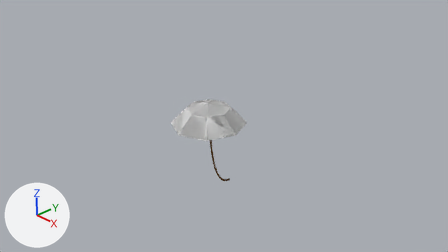
An edit to the Blender file Blender/zont.blend, drawn before and after from the same camera.
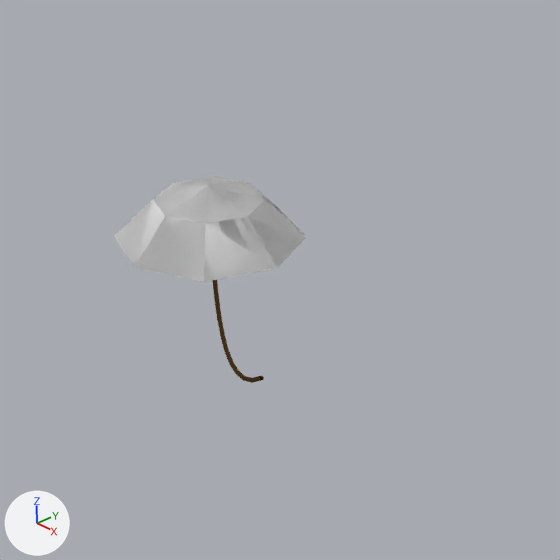
Each version is shown from the file's camera 'Camera', then close up on the part from 28% to 78% of the width and 11% to 100% of the height. Arrows for +X, +Y and +Z are at lower left; the lights stay in place.

Script lines for the objects in view, before the commit:
```python
mat_material_001 = diffuse_material('Material.001')
mat_material_001.base_color = (0.142, 0.0712, 0.0241)  # brown #694b2b
me_sphere = bpy.data.meshes.new('Sphere')
me_sphere.from_pydata(...)  # 34 vertices, 32 faces; spans x -0.87..0.87, y -0.87..0.87, z 0.5..1.0
me_sphere.materials.append(mat_material_002)  # white #e7e7e7
cu_beziercurve_001 = bpy.data.curves.new('BezierCurve.001', 'CURVE')
cu_beziercurve_001.dimensions = '3D'
_sp = cu_beziercurve_001.splines.new('BEZIER'); _sp.bezier_points.add(1)
_sp.bezier_points.foreach_set('co', [-0.664, -0.113, 0.0, 1.0, 0.0, 0.0])
_sp.bezier_points.foreach_set('handle_left', [-0.427, -0.715, 0.0, 0.0529, 0.321, 0.0])
_sp.bezier_points.foreach_set('handle_right', [-0.923, 0.545, 0.0, 1.946, -0.32, 0.0])
for _p, _l, _r in zip(_sp.bezier_points, ['ALIGNED', 'ALIGNED'], ['ALIGNED', 'ALIGNED']): _p.handle_left_type = _l; _p.handle_right_type = _r
_sp.order_u = 0
_sp.order_v = 0
cu_beziercurve_001.materials.append(mat_material_001)  # brown #694b2b
cu_beziercurve_001.use_path = True
cu_beziercurve_001.use_path_clamp = True
cu_beziercurve_001.bevel_resolution = 3
cu_beziercurve_001.bevel_depth = 0.022
cu_beziercurve_001.fill_mode = 'FULL'
ob_beziercurve = bpy.data.objects.new('BezierCurve', cu_beziercurve_001)
ob_beziercurve.location = (0.32, 0.02, -0.12)
ob_beziercurve.rotation_euler = (1.571, -1.896, 0.0)  # degrees (90, -109, 0)
ob_sphere = bpy.data.objects.new('Sphere', me_sphere)
ob_sphere.location = (0.0, 0.0, 0.0)
```
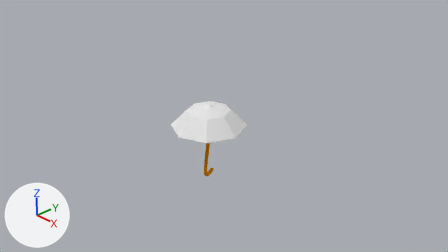
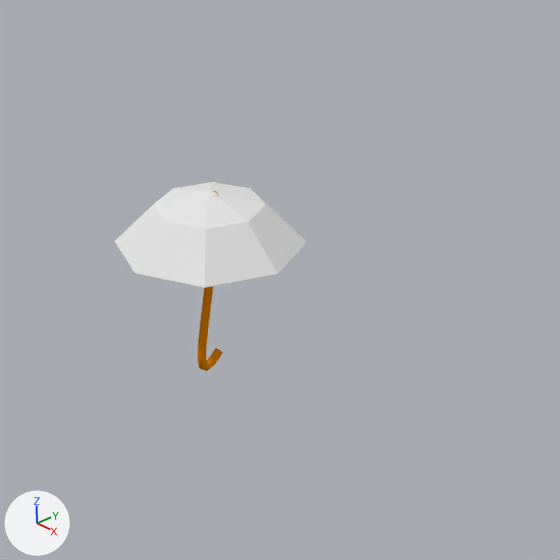
Pixel boxes (x1, y1, x2, y2) of what changed, in the close-ups (560 x 560 px):
'Sphere', reshaped, moved
    before: (114, 177, 306, 282)
    after: (114, 182, 306, 288)
'BezierCurve', recoloured, reshaped, moved, turned
    before: (213, 280, 264, 383)
    after: (197, 191, 223, 371)
part 1 of me_sphere, deleted
    before: (114, 177, 306, 282)

Patch to the scene script:
```diff
--- a/Blender/zont.blend.py
+++ b/Blender/zont.blend.py
@@ mat_material_001 @@
 mat_material_001 = diffuse_material('Material.001')
-mat_material_001.base_color = (0.142, 0.0712, 0.0241)  # brown #694b2b
+mat_material_001.base_color = (0.8, 0.242, 0.0)  # orange #e78700
@@ me_sphere @@
 me_sphere.from_pydata(...)  # 34 vertices, 32 faces; spans x -0.87..0.87, y -0.87..0.87, z 0.5..1.0
 # used by ob_sphere; location = (0.0, 0.0, 0.0)
+# me_sphere part 1: the loose piece of 17 vertices spanning x -0.87..0.87, y -0.87..0.87, z 0.5..1.0 is deleted
 me_sphere.materials.append(mat_material_002)
@@ cu_beziercurve_001 @@
 _sp = cu_beziercurve_001.splines.new('BEZIER'); _sp.bezier_points.add(1)
-_sp.bezier_points.foreach_set('co', [-0.664, -0.113, 0.0, 1.0, 0.0, 0.0])
-_sp.bezier_points.foreach_set('handle_left', [-0.427, -0.715, 0.0, 0.0529, 0.321, 0.0])
-_sp.bezier_points.foreach_set('handle_right', [-0.923, 0.545, 0.0, 1.946, -0.32, 0.0])
+_sp.bezier_points.foreach_set('co', [-0.84, 0.0197, -0.0267, 1.0, 0.0, 0.0])
+_sp.bezier_points.foreach_set('handle_left', [-0.471, -0.573, 0.0872, 0.0, 0.0, 0.0])
+_sp.bezier_points.foreach_set('handle_right', [-1.208, 0.612, -0.141, 2.0, 0.0, 0.0])
 for _p, _l, _r in zip(_sp.bezier_points, ['ALIGNED', 'ALIGNED'], ['ALIGNED', 'ALIGNED']): _p.handle_left_type = _l; _p.handle_right_type = _r
@@ cu_beziercurve_001 @@
 cu_beziercurve_001.bevel_resolution = 3
-cu_beziercurve_001.bevel_depth = 0.022
+cu_beziercurve_001.bevel_depth = 0.042
 cu_beziercurve_001.fill_mode = 'FULL'
@@ ob_beziercurve @@
 ob_beziercurve = bpy.data.objects.new('BezierCurve', cu_beziercurve_001)
-ob_beziercurve.location = (0.32, 0.02, -0.12)
-ob_beziercurve.rotation_euler = (1.571, -1.896, 0.0)  # degrees (90, -109, 0)
+ob_beziercurve.location = (-0.05, 0.14, -0.04)
+ob_beziercurve.rotation_euler = (4.343, -1.384, -0.875)  # degrees (249, -79, -50)
@@ ob_sphere @@
 ob_sphere = bpy.data.objects.new('Sphere', me_sphere)
-ob_sphere.location = (0.0, 0.0, 0.0)
+ob_sphere.location = (0.02, -0.01, -0.04)
```
